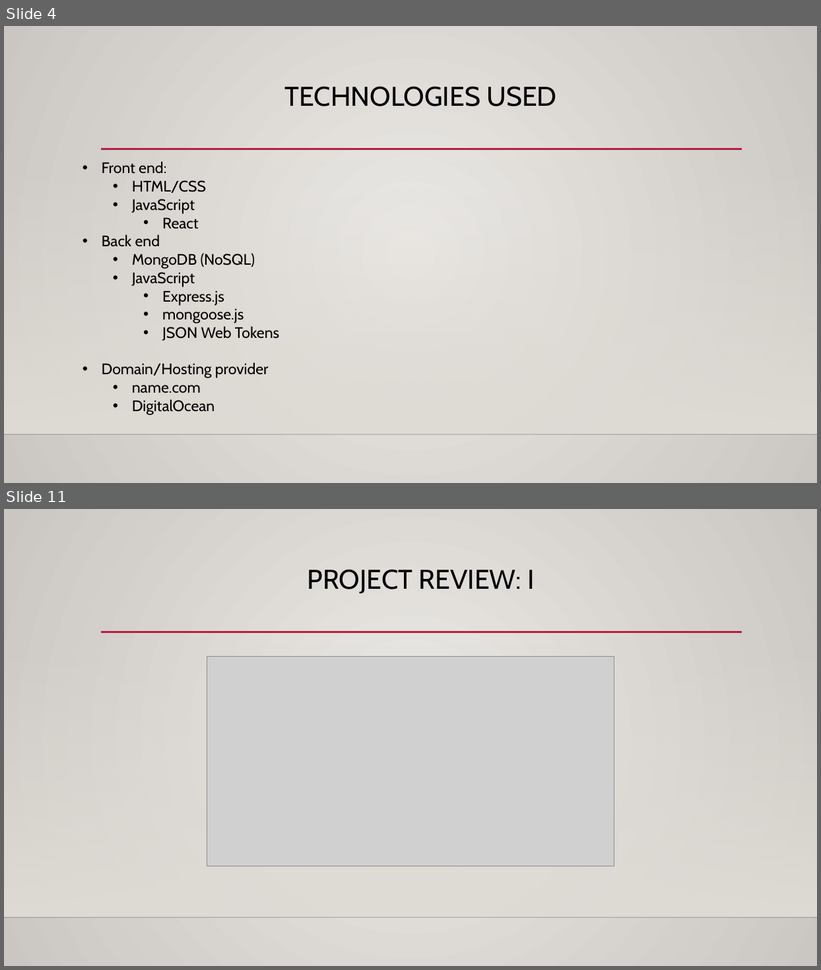
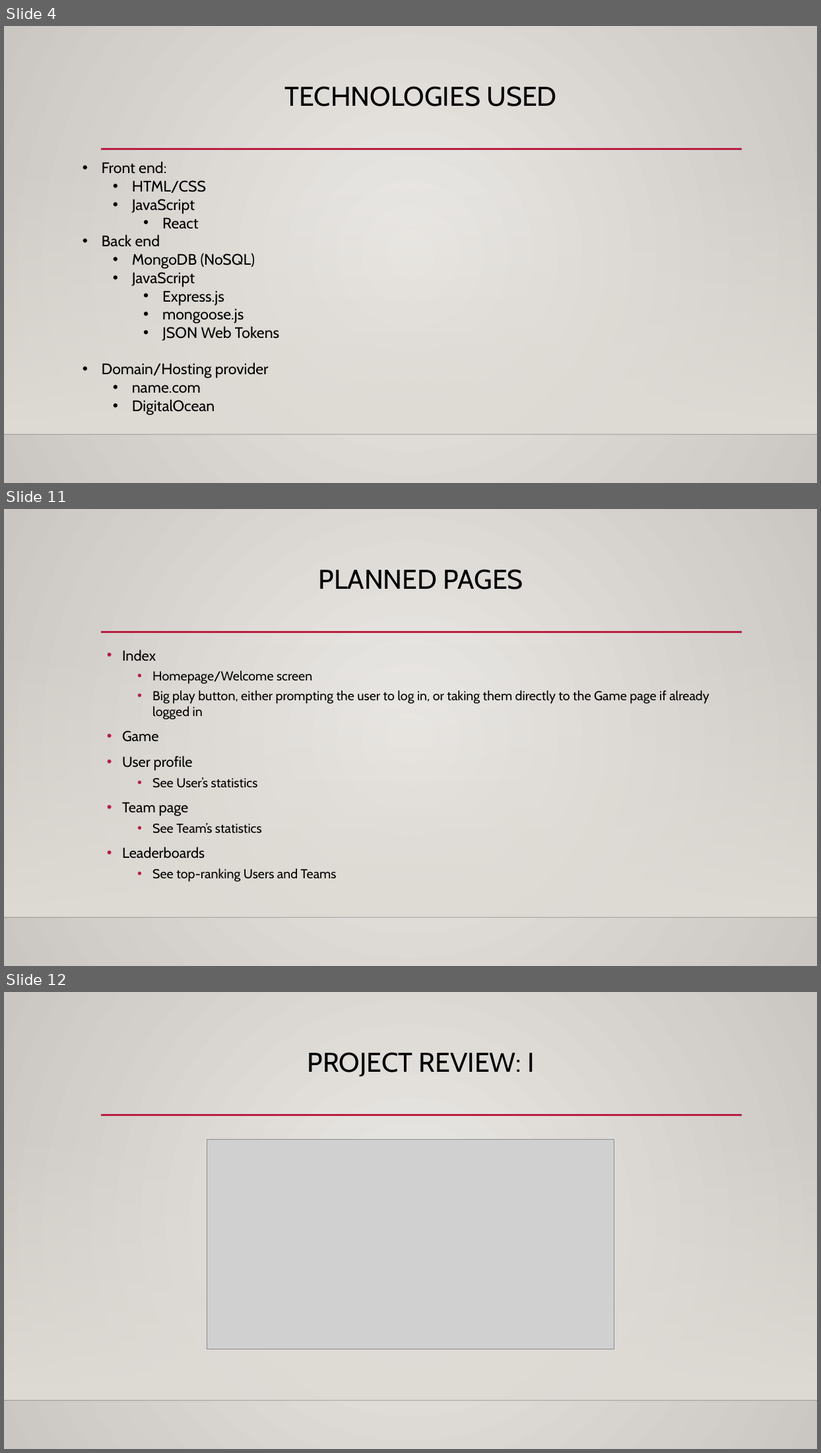
Before and after one commit to s-christian/Fit_or_Fail, a slide deck: Fit or Fail Technical Status Presentation.pptx. Shown one above the other, each under a label of ours: slides 4 and 11 before the commit, slides 4, 11 and 12 after it; the slides between them are not shown. The pictures are 821x970 and 821x1453 pixels, drawn with LibreOffice and Linux fonts; fonts in the diff are those of the drawing; grey boxes stand for pictures; background and template pictures are left out. Boxes give left, top, right and bottom in pixels: in the first picture for what was removed or moved away, otherwise in the second. Text is boxed around its words. In the diff, an @@ line names an element or a change of style, - is before the commit and + after.

```diff
--- a/Fit or Fail Technical Status Presentation.pptx
+++ b/Fit or Fail Technical Status Presentation.pptx
@@ slide 11 added at (4, 509, 817, 966), background gradient #ECEAE7 to #CAC7C1; not listed: 3 template elements that a slide beside it also shows @@
@@ title added at (319, 569, 523, 590), 32 pt, text #000000 @@
+PLANNED PAGES
@@ text added at (122, 650, 710, 882), 15.3 pt, text #000000 @@
+• Index
+  • Homepage/Welcome screen
+  • Big play button, either prompting the user to log in, or taking them directly to the Game page if already logged in
+• Game
+• User profile
+  • See User’s statistics
+• Team page
+  • See Team’s statistics
+• Leaderboards
+  • See top-ranking Users and Teams
@@ what was slide 11 is now slide 12 @@
```
Also in this commit, not shown: 6 slides changed, 1 other slide added, 1 slide removed, 6 other files.
